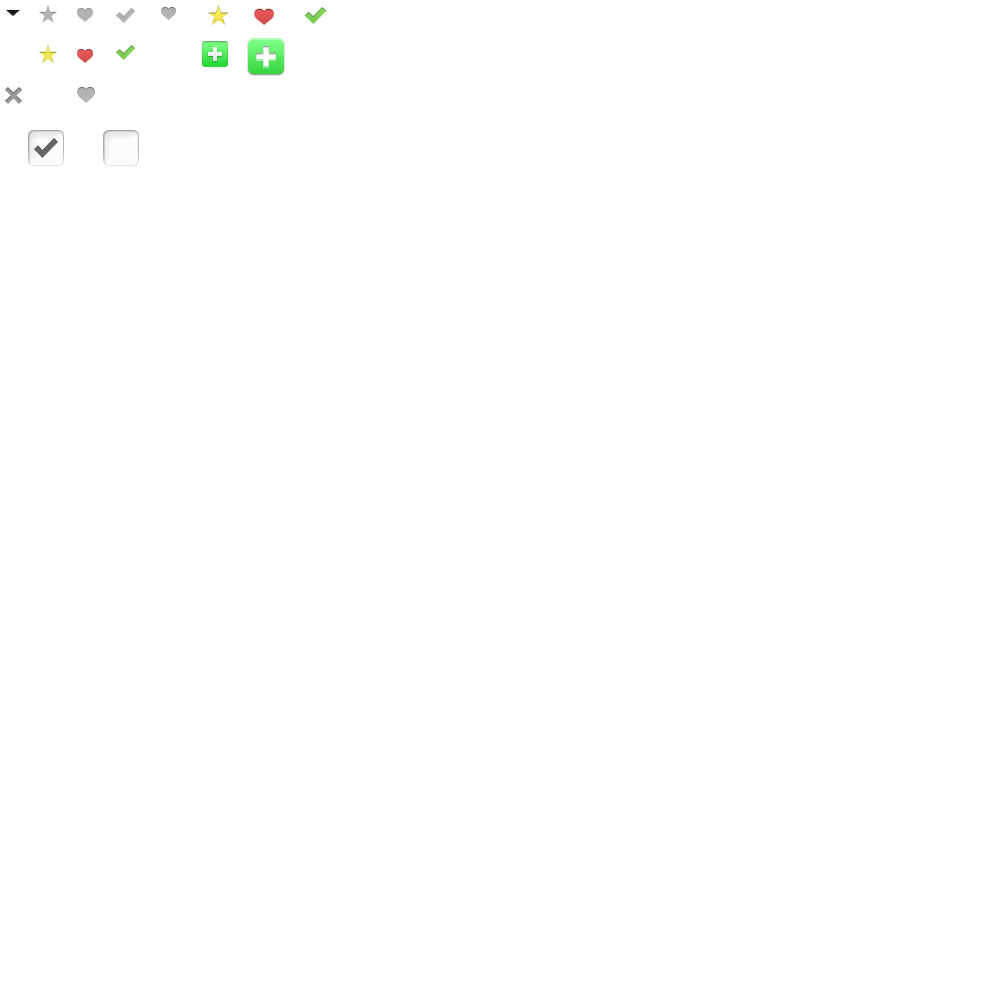
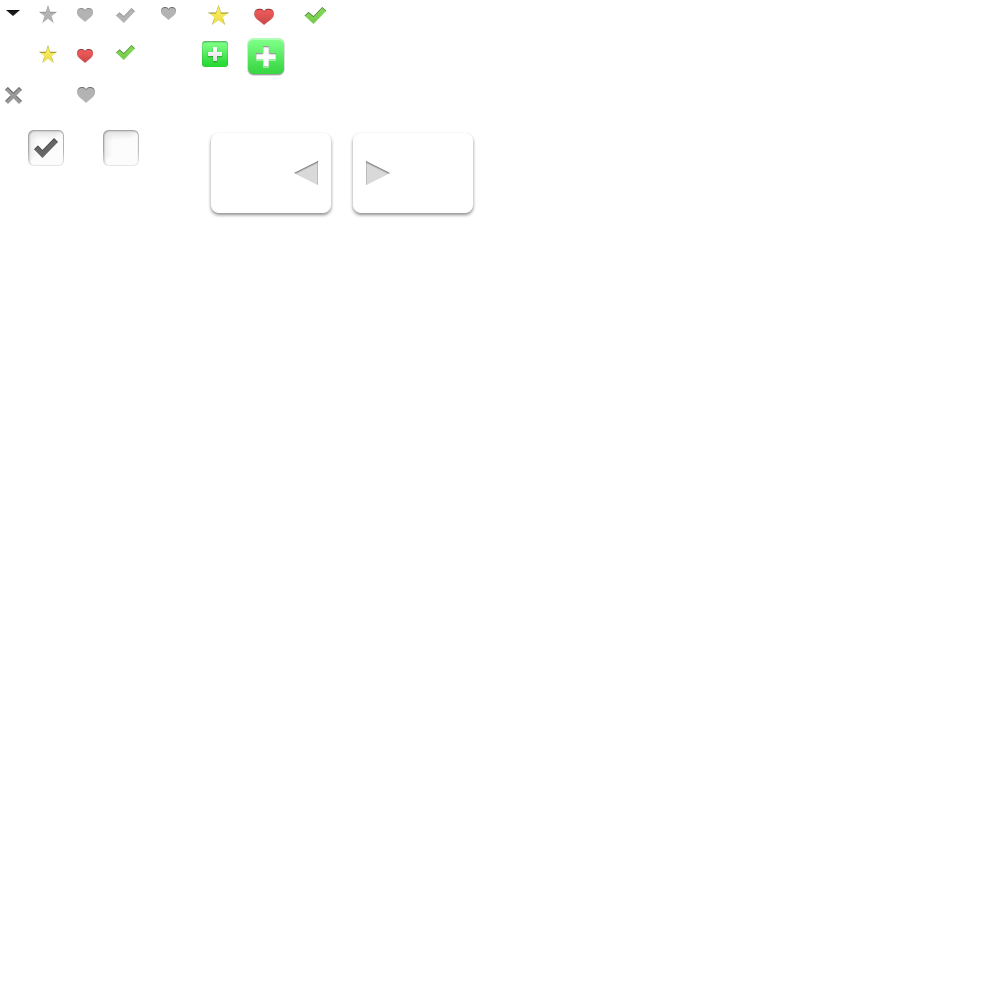
Layer changes from the first 1000×1000 image to the second:
added group "Product Photo Viewer" with 6 layers above "[ + ]" over 211, 133, 473, 213
added group "<|" with 2 layers in group "Product Photo Viewer" over 211, 133, 331, 213
added layer "Shape 3 copy" in group "<|" over 294, 161, 318, 185
added layer "Rounded Rectangle 41 copy" in group "<|" over 211, 133, 331, 213
added group "|>" with 2 layers in group "Product Photo Viewer" over 353, 133, 473, 213
added layer "Shape 3" in group "|>" over 366, 161, 390, 185
added layer "Rounded Rectangle 41" in group "|>" over 353, 133, 473, 213
removed layer "Checkboxes" over 208, 132, 327, 167
